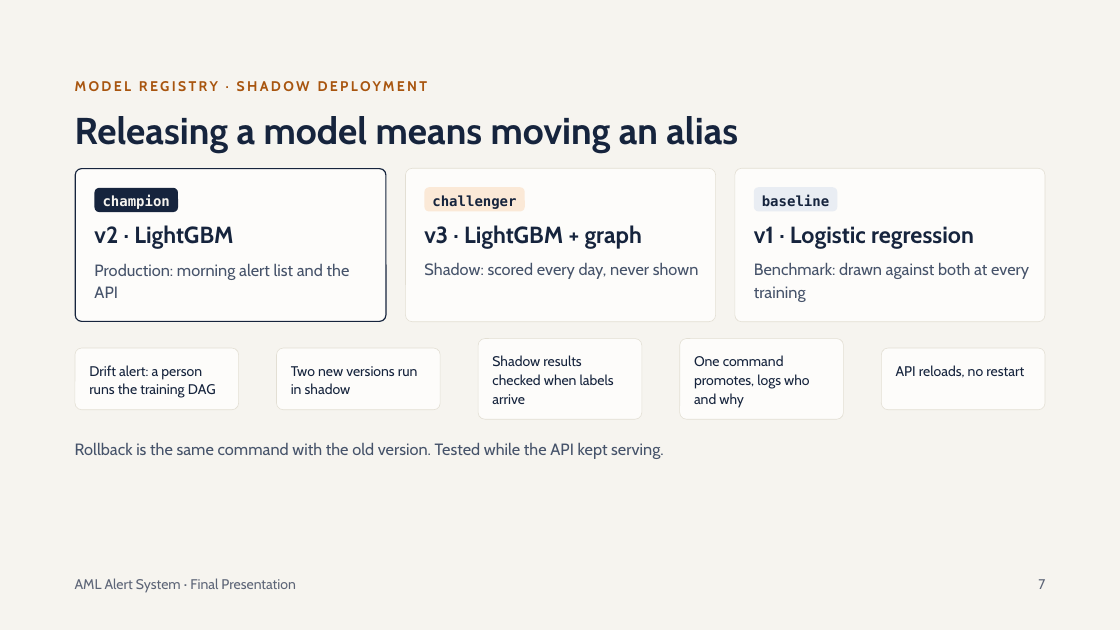
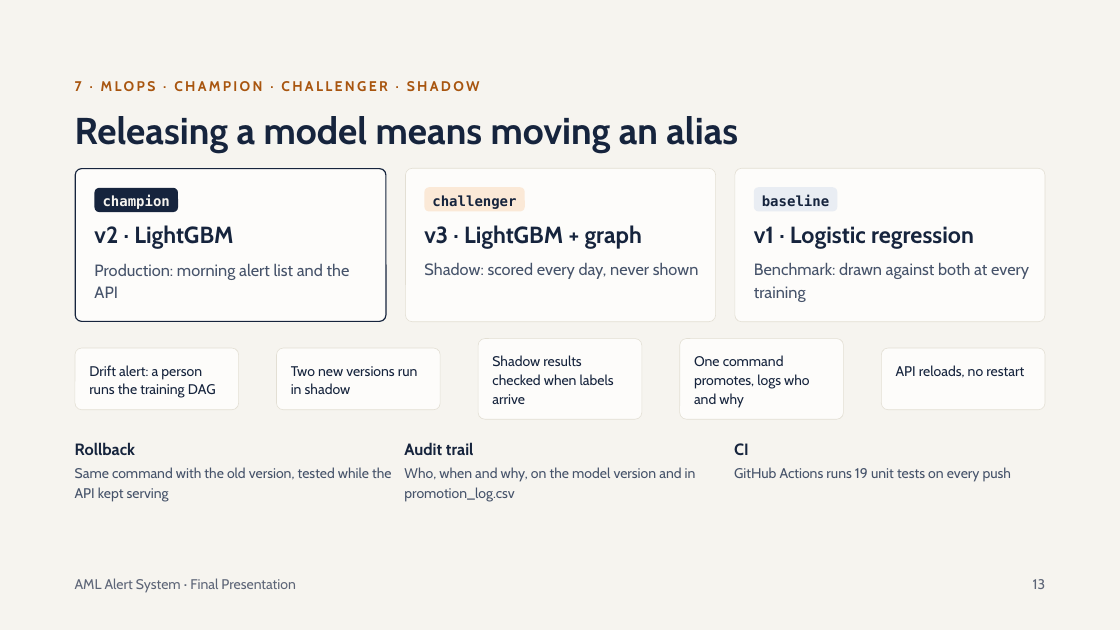
Before and after one commit to Alekhya-koda/Anti-Money-Laundering, a slide deck: slide 13 of reports/AML Alert System Final Presentation.pptx (slide 7 before the commit). Drawn at 1120x630 pixels with LibreOffice and Linux fonts; fonts in the diff are those of the drawing; background and template pictures are left out. Boxes give left, top, right and bottom in pixels: in the first picture for what was removed or moved away, otherwise in the second. Text is boxed around its words. In the diff, an @@ line names an element or a change of style, - is before the commit and + after.

```diff
--- a/reports/AML Alert System Final Presentation.pptx
+++ b/reports/AML Alert System Final Presentation.pptx
@@ text at <box>75,81,480,91</box>: text changed @@
-MODEL REGISTRY · SHADOW DEPLOYMENT
+7 · MLOPS · CHAMPION · CHALLENGER · SHADOW
@@ text added at <box>75,442,135,455</box>, 14 pt, text #16243D, bold @@
+Rollback
@@ text added at <box>404,442,473,455</box>, 14 pt, text #16243D, bold @@
+Audit trail
@@ text added at <box>734,443,749,456</box>, 14 pt, text #16243D, bold @@
+CI
@@ text at <box>75,467,391,502</box>: text changed; size 14 to 12 pt @@
-Rollback is the same command with the old version. Tested while the API kept serving.
+Same command with the old version, tested while the API kept serving
@@ text added at <box>404,467,696,502</box>, 12 pt, text #46536A @@
+Who, when and why, on the model version and in promotion_log.csv
@@ text added at <box>734,467,1011,482</box>, 12 pt, text #46536A @@
+GitHub Actions runs 19 unit tests on every push
@@ text at <box>1033,579,1046,589</box>: text changed @@
-7
+13
```
Also in this commit, not shown: 10 other slides changed, 5 slides added, 5 other files.
